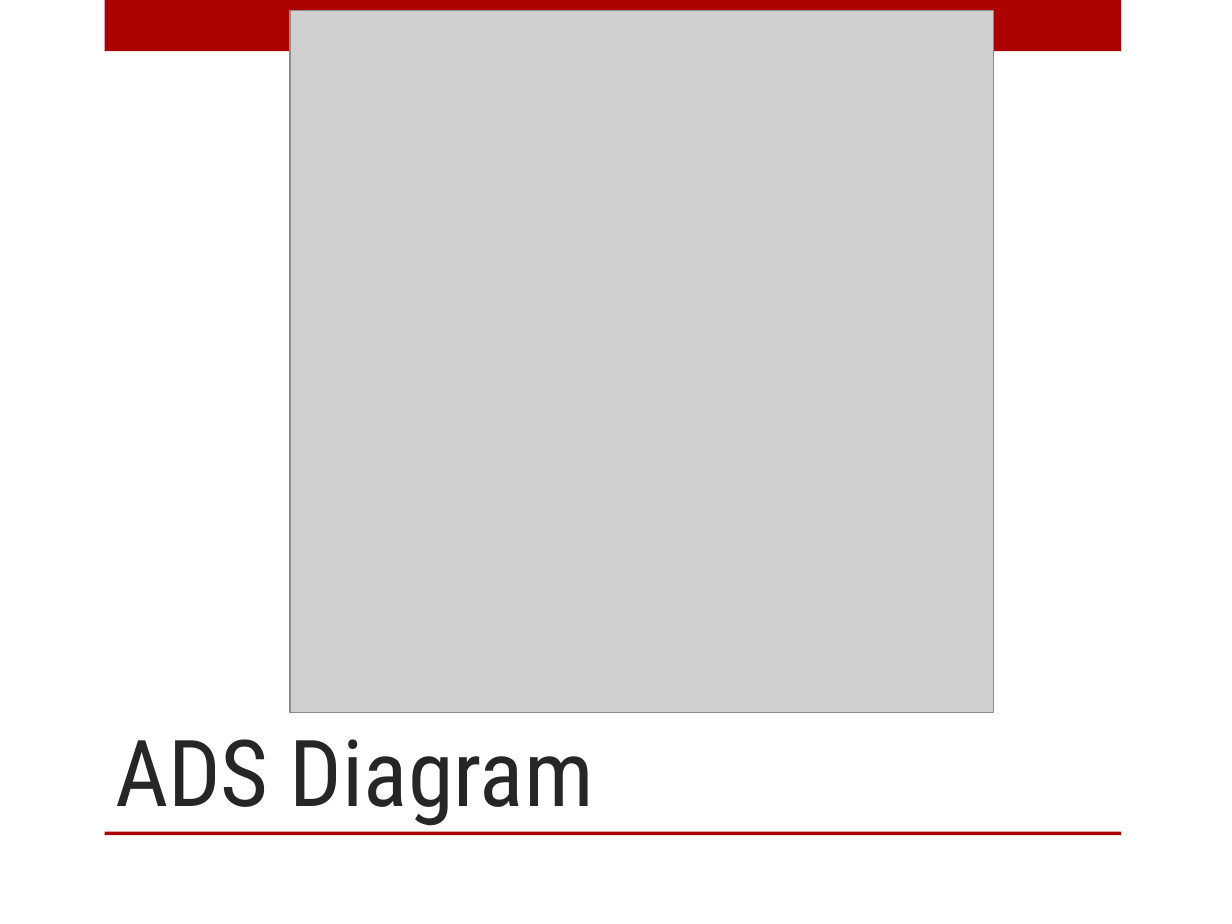
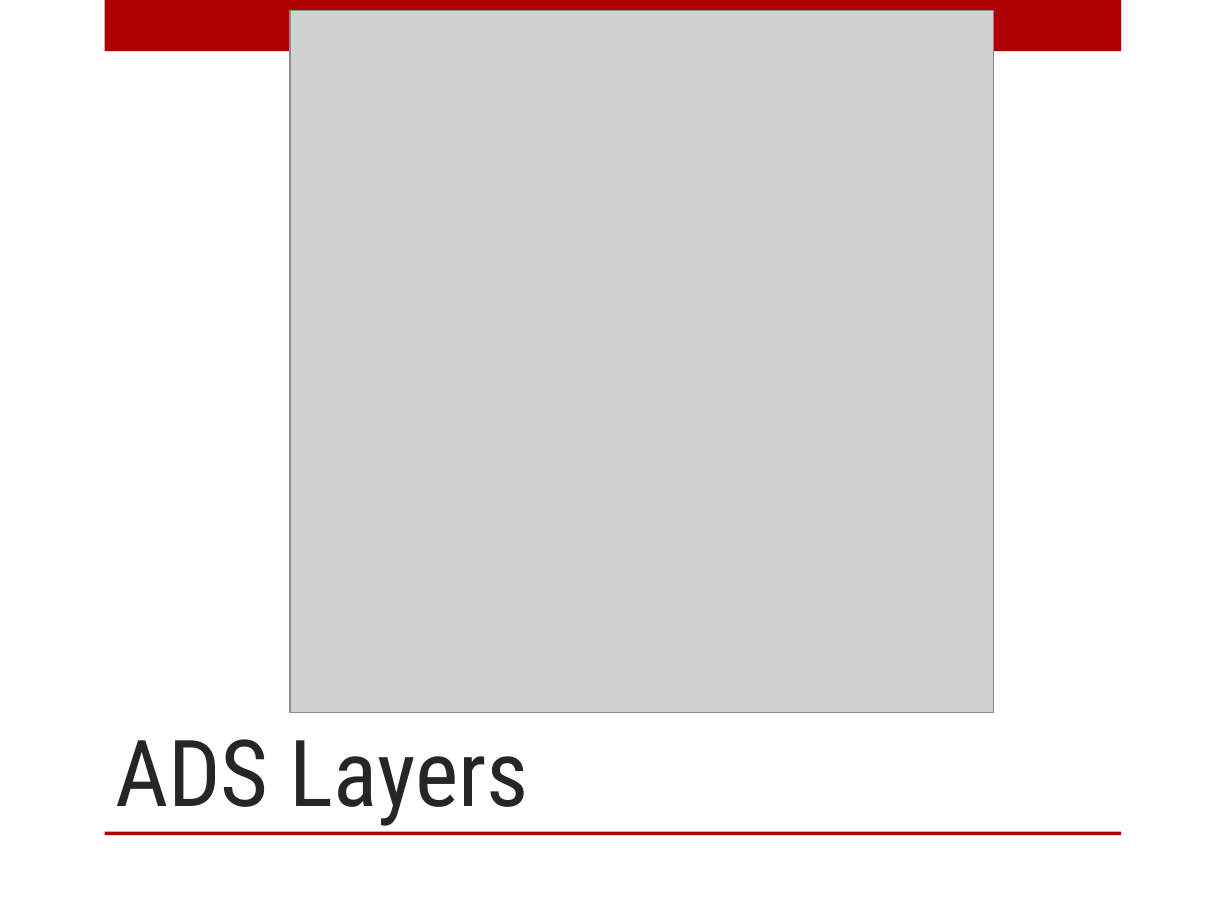
Before and after one commit to mtoledo2000/SlidingProfiler, a slide deck: slide 6 of Presentations/Team Status Report 9-7-12 (ADS Update).pptx (slide 8 before the commit). Drawn at 1232x924 pixels with LibreOffice and Linux fonts; fonts in the diff are those of the drawing; grey boxes stand for pictures; background and template pictures are left out. Boxes give left, top, right and bottom in pixels: in the first picture for what was removed or moved away, otherwise in the second. Text is boxed around its words. In the diff, an @@ line names an element or a change of style, - is before the commit and + after.

```diff
--- a/Presentations/Team Status Report 9-7-12 (ADS Update).pptx
+++ b/Presentations/Team Status Report 9-7-12 (ADS Update).pptx
@@ title at (115, 739, 529, 826): text changed @@
-ADS Diagram
+ADS Layers
```
Also in this commit, not shown: 5 slides added, 2 slides removed.
